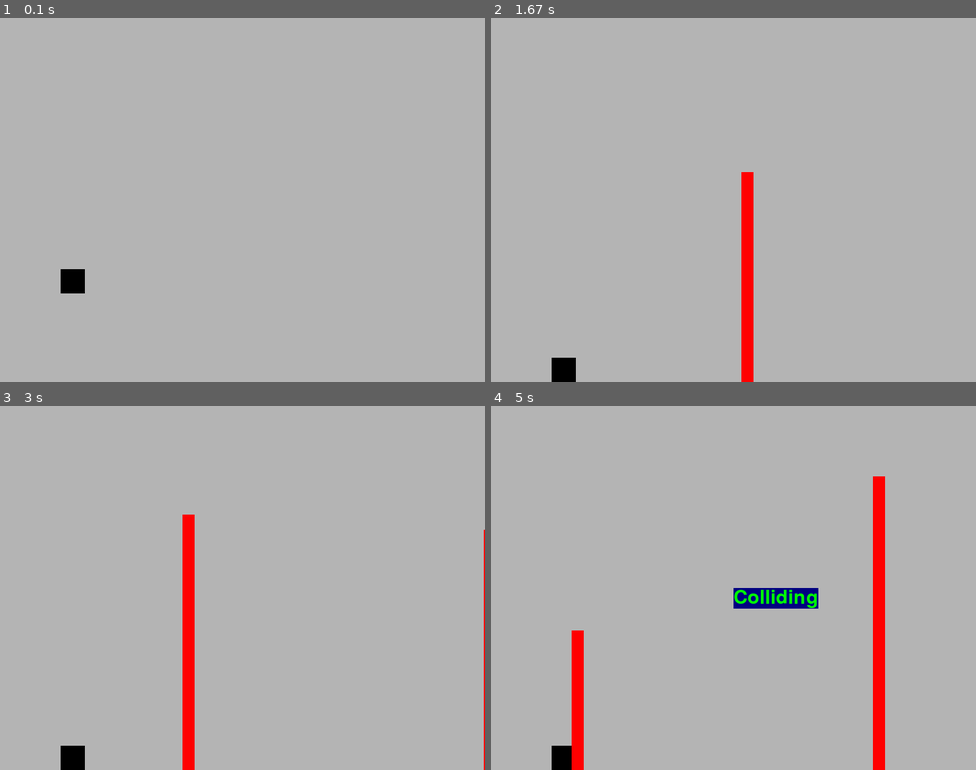
Above: before the commit, frames 1-4 (two rows, left to right).
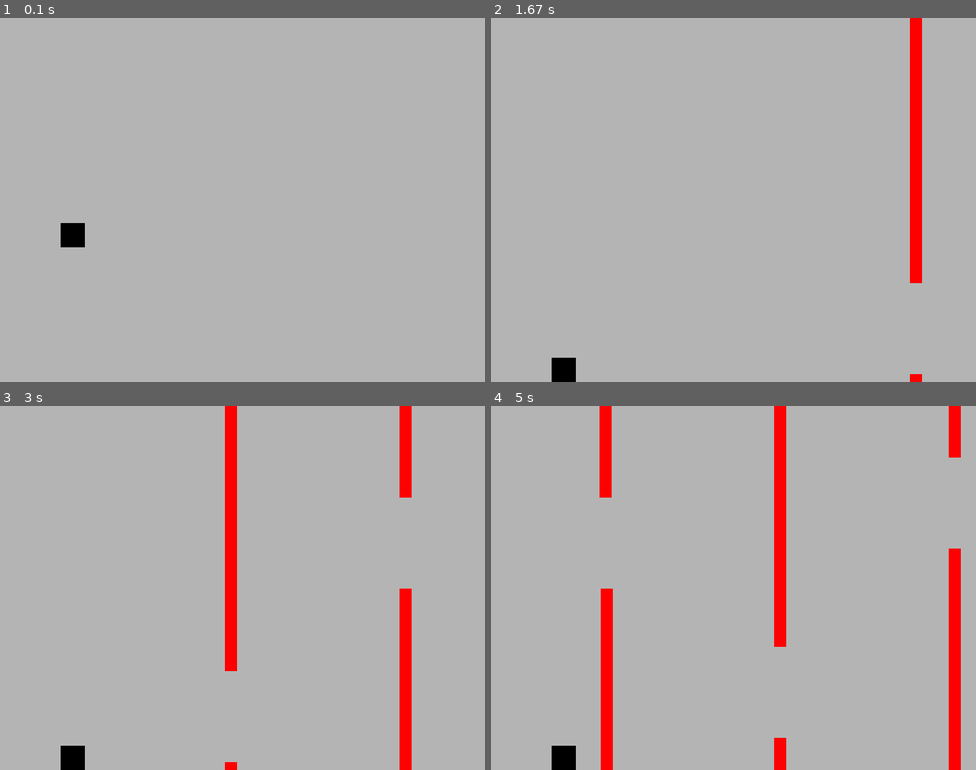
Above: after the commit, the same moments.

Repository: rodolfofrainer/pytorchPygameAI
Game: pygame game, started from main.py
Same seed, same stepped clock (60 frames per second), same inputs: the game is played once before the commit and once after it.
Inputs:
- Up to frame 1 (0.1 s): no input
- Up to frame 2 (1.67 s): no input
- Up to frame 3 (3 s): no input
- Up to frame 4 (5 s): no input

The runs differ from the first frame. In frame 1, 0.7% of the frame differs, in the area x 12-18%, y 56-76%; in frame 2, 3.3%; in frame 3, 5.7%; in frame 4, 9.4%, in the area x 16-97%, y 0-100%.

Commit message:
implemented mirrored obstacle function

Diff:
--- /dev/null
+++ b/constants.py
@@ -0,0 +1,9 @@
+# Screen dimensions and game settings
+SCREEN_WIDTH = 800
+SCREEN_HEIGHT = 600
+RUNNING = True
+FPS = 144
+
+# Constants for gravity and player movement
+GRAVITY_CONST = 500
+PLAYER_SPEED = 800
--- a/main.py
+++ b/main.py
@@ -2,22 +2,15 @@
 from obstacle_class import Obstacle
 import pygame
 from random import randint
+from constants import *
 
 # Initialize pygame
 pygame.init()
 
-# Screen dimensions and game settings
-SCREEN_WIDTH = 800
-SCREEN_HEIGHT = 600
-RUNNING = True
-FPS = 144
-
-# Constants for gravity and player movement
-GRAVITY_CONST = 1500
-PLAYER_SPEED = 1800
 
 # Variables for obstacle generation
-obstacle_interval = 0
+obstacle_interval = FPS * 1
+obstacle_interval_counter = 0
 obstacles_list = []
 
 # Set up the display
@@ -43,7 +36,7 @@
             RUNNING = False
 
     # Increase obstacle interval counter
-    obstacle_interval += 1
+    obstacle_interval_counter += 1
 
     # Clear the screen
     screen.fill((180, 180, 180))
@@ -74,15 +67,20 @@
         RUNNING = False
 
     # Create obstacle at a precise timing
-    if obstacle_interval == FPS // 2:
+    if obstacle_interval_counter >= obstacle_interval:
         new_obstacle = Obstacle(
-            x=SCREEN_WIDTH + 5, y=randint(0, SCREEN_HEIGHT), height=SCREEN_HEIGHT)
+            x=SCREEN_WIDTH + 5, y=randint(80, SCREEN_HEIGHT), height=SCREEN_HEIGHT)
         obstacles_list.append(new_obstacle)
-        obstacle_interval = 0  # Reset the interval counter
+
+        # Create a mirror obstacle with a 60-pixel window
+        mirror_obstacle = new_obstacle.create_mirror_obstacle()
+        obstacles_list.append(mirror_obstacle)
+
+        obstacle_interval_counter = 0  # Reset the interval counter
 
     for obstacle in obstacles_list:
         # Move and draw the obstacle
-        obstacle.move_obstacle(7)
+        obstacle.move_obstacle(2)
         pygame.draw.rect(screen, (255, 0, 0), (obstacle.x,
                          obstacle.y, obstacle.width, obstacle.height))
 
@@ -98,7 +96,7 @@
     # Print player position, gravity, and obstacle interval
     # print(player.x, player.y)
     # print(gravity)
-    # print(obstacle_interval)
+    # print(obstacle_interval_counter)
 
     # Update the display
     pygame.display.flip()
--- a/obstacle_class.py
+++ b/obstacle_class.py
@@ -1,3 +1,6 @@
+from constants import *
+
+
 class Obstacle:
     def __init__(self, x, y, height, width=20):
         self.x = int(x)
@@ -13,3 +16,6 @@
 
     def move_obstacle(self, moving_speed):
         self.x -= moving_speed
+
+    def create_mirror_obstacle(self):
+        return Obstacle(self.x, self.y - SCREEN_HEIGHT - 150, self.height, self.width)
